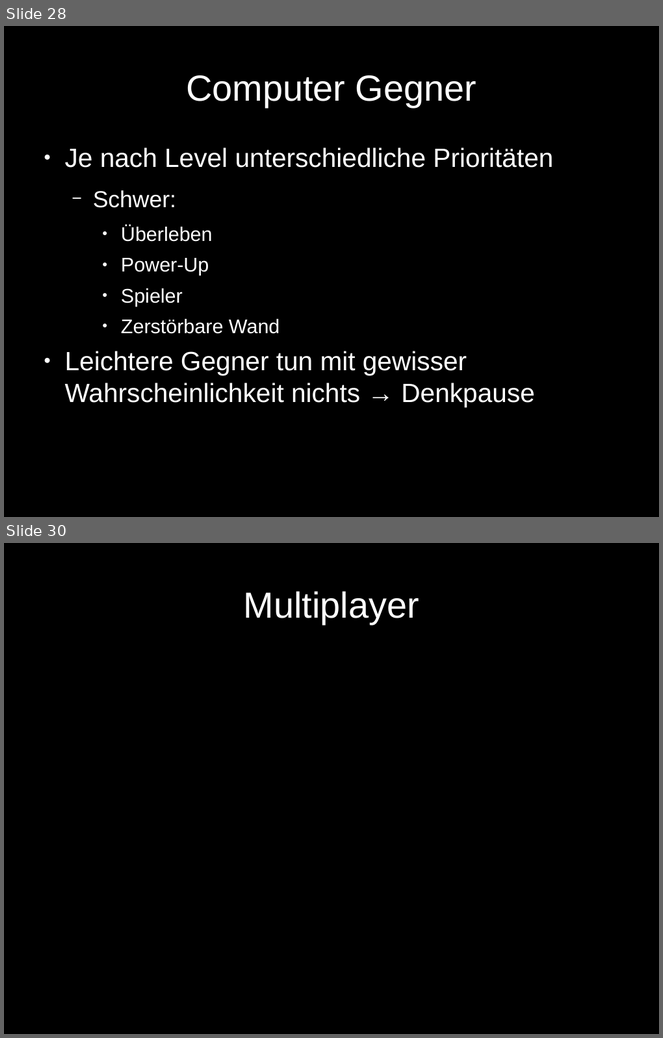
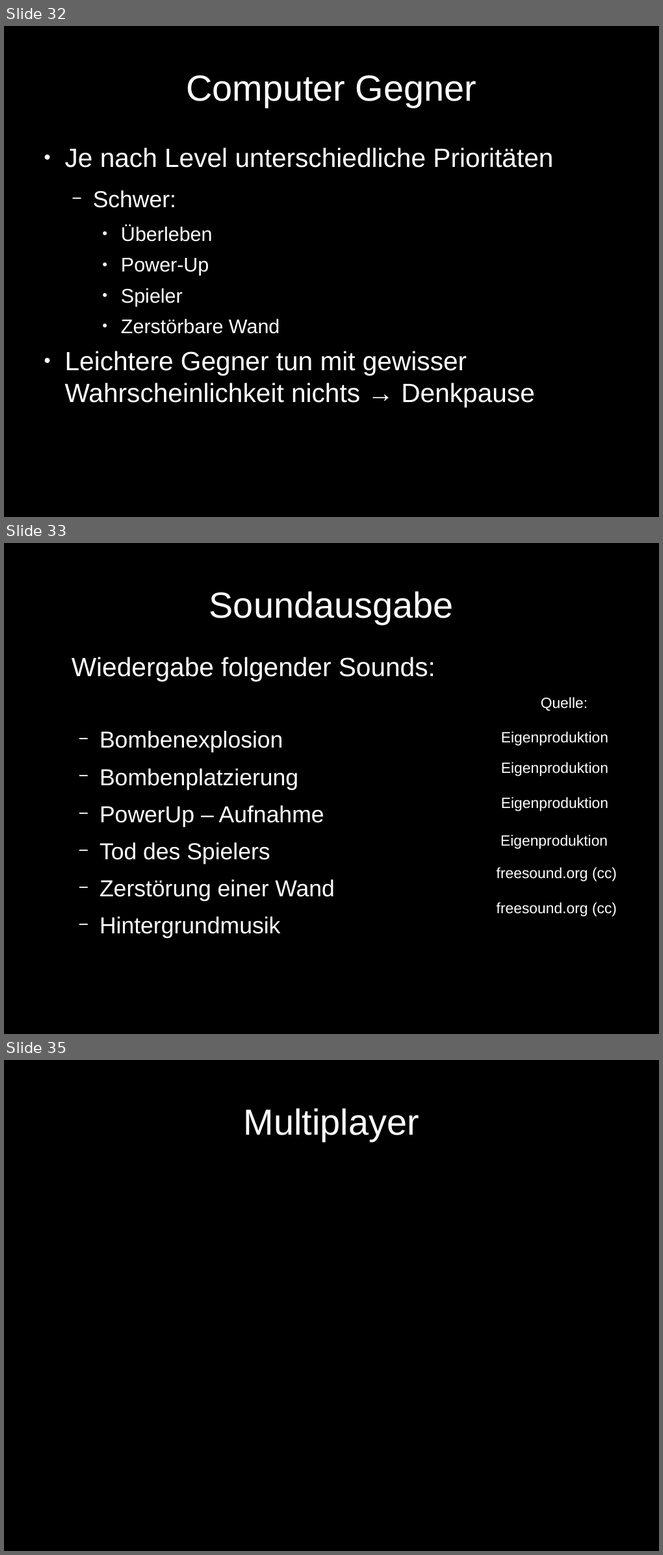
Before and after one commit to benediktibk/bomberman, a slide deck: documents/presentation/presentation.odp. Shown one above the other, each under a label of ours: slides 28 and 30 before the commit, slides 32, 33 and 35 after it; the slides between them are not shown. The pictures are 663x1038 and 663x1555 pixels, drawn with LibreOffice and Linux fonts; fonts in the diff are those of the drawing. Boxes give left, top, right and bottom in pixels: in the first picture for what was removed or moved away, otherwise in the second. Text is boxed around its words. In the diff, an @@ line names an element or a change of style, - is before the commit and + after.

```diff
--- a/documents/presentation/presentation.odp
+++ b/documents/presentation/presentation.odp
@@ slide 33 added at (4,543,659,1034), background #000000 @@
@@ title added at (209,591,454,624), 44 pt, text #FFFFFF @@
+Soundausgabe
@@ text added at (72,657,436,938), 28 pt, text #FFFFFF @@
+Wiedergabe folgender Sounds:
+  − Bombenexplosion
+  − Bombenplatzierung
+  − PowerUp – Aufnahme
+  − Tod des Spielers
+  − Zerstörung einer Wand
+  − Hintergrundmusik
@@ text added at (541,697,588,711), 18 pt, text #FFFFFF @@
+Quelle:
@@ text added at (501,731,608,746), 18 pt, text #FFFFFF @@
+Eigenproduktion
@@ text added at (501,762,608,776), 18 pt, text #FFFFFF @@
+Eigenproduktion
@@ text added at (501,797,608,811), 18 pt, text #FFFFFF @@
+Eigenproduktion
@@ text added at (501,835,608,849), 18 pt, text #FFFFFF @@
+Eigenproduktion
@@ text added at (497,867,617,882), 18 pt, text #FFFFFF @@
+freesound.org (cc)
@@ text added at (497,902,617,917), 18 pt, text #FFFFFF @@
+freesound.org (cc)
@@ what was slide 28 is now slide 32 @@
@@ what was slide 30 is now slide 35 @@
```
Also in this commit, not shown: 1 slide changed, 7 other slides added, 2 slides removed.
